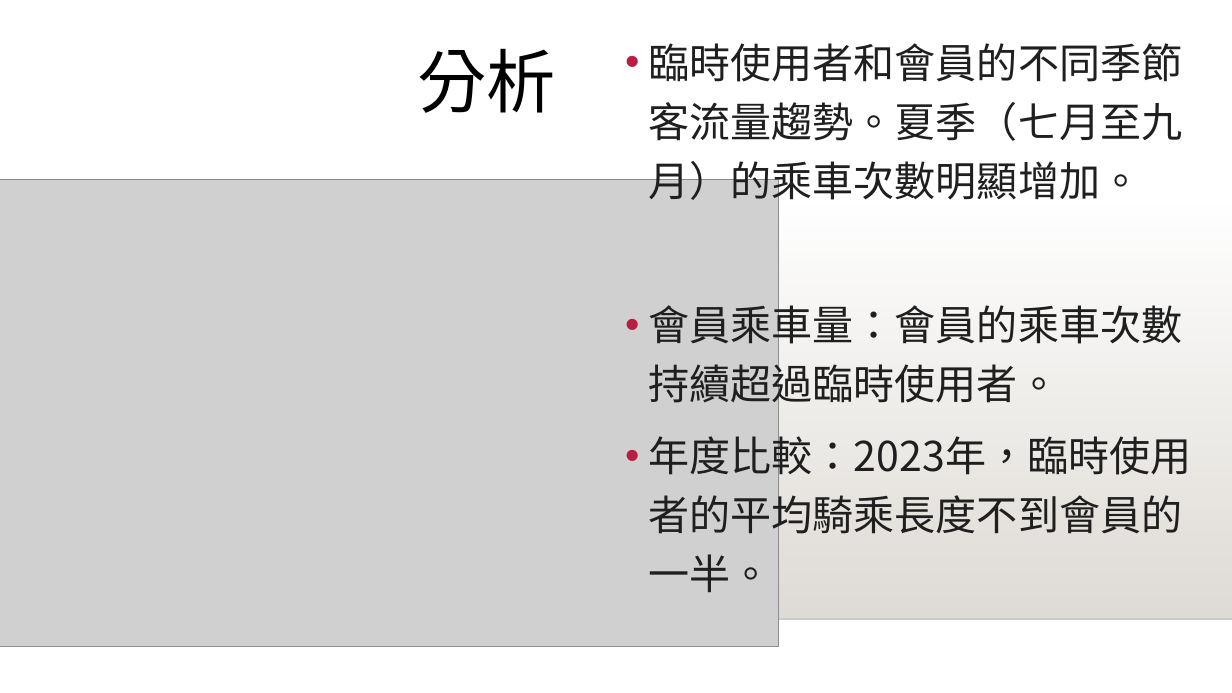
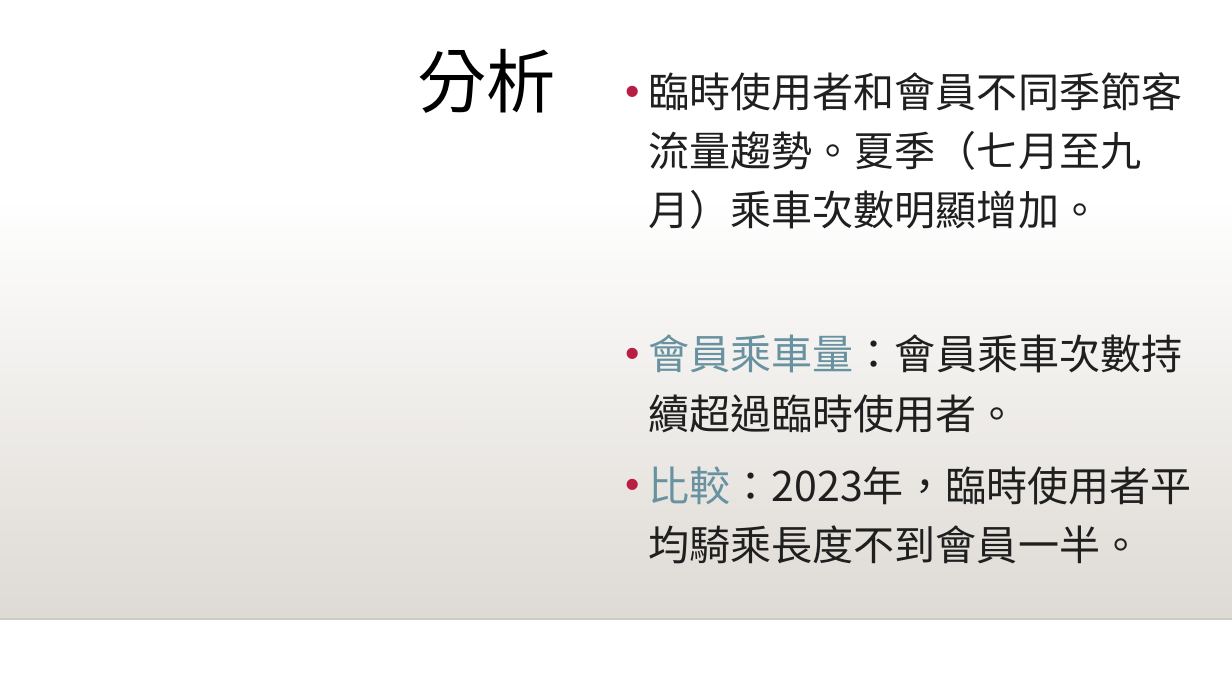
Before and after one commit to y4611676/Unanimous-Project, a slide deck: slide 12 of Analyze_project/Bike_Share/共享單車如何成功.pptx. Drawn at 1232x693 pixels with LibreOffice and Linux fonts; fonts in the diff are those of the drawing; grey boxes stand for pictures; background and template pictures are left out. Boxes give left, top, right and bottom in pixels: in the first picture for what was removed or moved away, otherwise in the second. Text is boxed around its words. In the diff, an @@ line names an element or a change of style, - is before the commit and + after.

```diff
--- a/Analyze_project/Bike_Share/共享單車如何成功.pptx
+++ b/Analyze_project/Bike_Share/共享單車如何成功.pptx
@@ text at <box>648,72,1191,564</box>: text changed @@
-• 臨時使用者和會員的不同季節客流量趨勢。夏季（七月至九月）的乘車次數明顯增加。
-• 會員乘車量：會員的乘車次數持續超過臨時使用者。
-• 年度比較：2023年，臨時使用者的平均騎乘長度不到會員的一半。
+• 臨時使用者和會員不同季節客流量趨勢。夏季（七月至九月）乘車次數明顯增加。
+• 會員乘車量：會員乘車次數持續超過臨時使用者。
+• 比較：2023年，臨時使用者平均騎乘長度不到會員一半。
@@ picture removed at <box>0,179,778,646</box> @@
```
Also in this commit, not shown: 13 other slides changed, 1 slide added, 3 other files.
